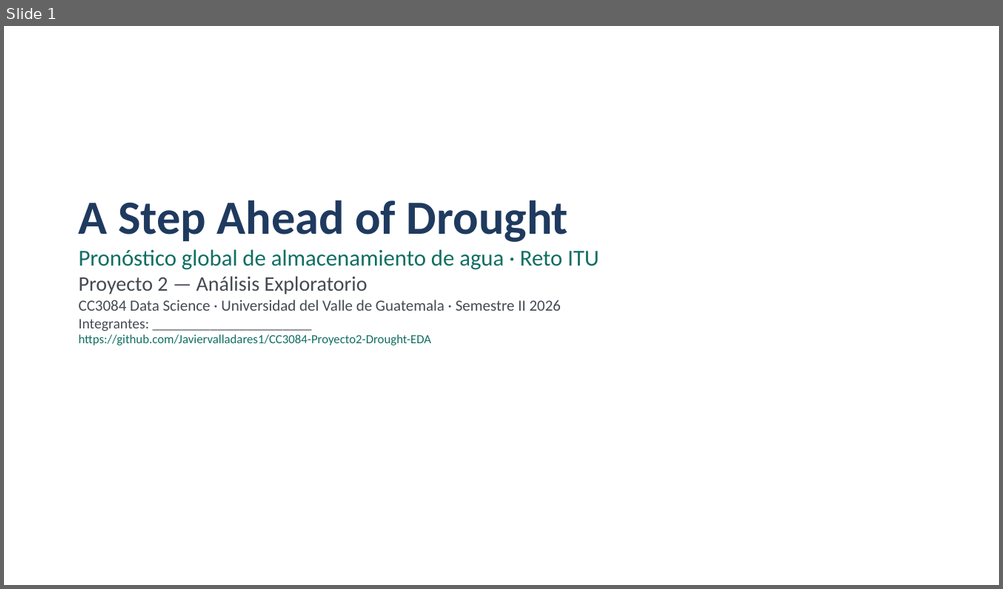
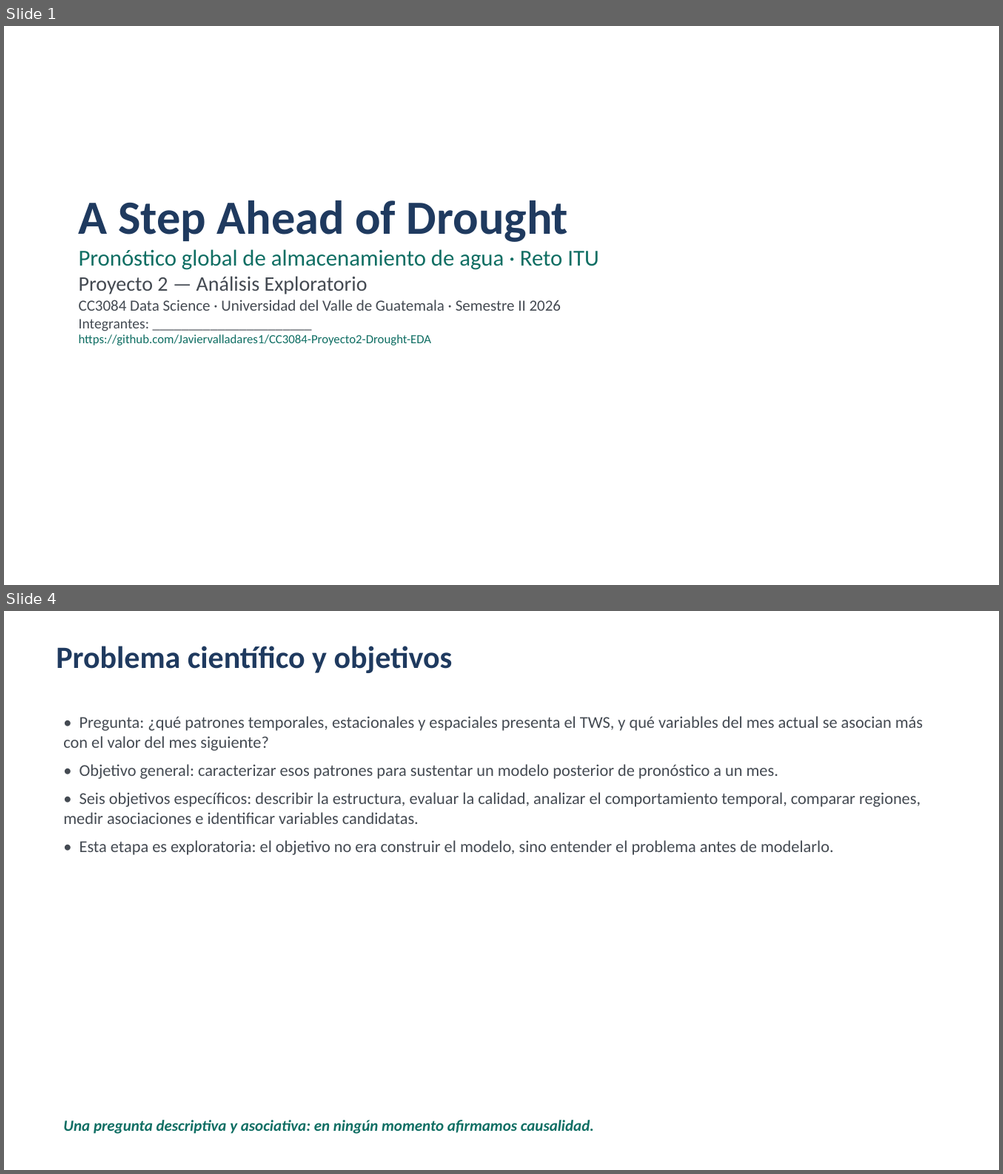
Before and after one commit to Javiervalladares1/Proyecto2Datos, a slide deck: docs/Proyecto2_Presentacion.pptx. Shown one above the other, each under a label of ours: slide 1 before the commit, slides 1 and 4 after it; the slides between them are not shown. The pictures are 1003x589 and 1003x1174 pixels, drawn with LibreOffice and Linux fonts; fonts in the diff are those of the drawing. Boxes give left, top, right and bottom in pixels: in the first picture for what was removed or moved away, otherwise in the second. Text is boxed around its words. In the diff, an @@ line names an element or a change of style, - is before the commit and + after.

```diff
--- a/docs/Proyecto2_Presentacion.pptx
+++ b/docs/Proyecto2_Presentacion.pptx
@@ slide 4 added at <box>4,611,999,1170</box>, background #FFFFFF @@
@@ text added at <box>56,646,452,673</box>, 30 pt, text #1F3A5F, bold @@
+Problema científico y objetivos
@@ text added at <box>63,716,922,855</box>, 16 pt, text #444A52 @@
+• Pregunta: ¿qué patrones temporales, estacionales y espaciales presenta el TWS, y qué variables del mes actual se asocian más con el valor del mes siguiente?
+• Objetivo general: caracterizar esos patrones para sustentar un modelo posterior de pronóstico a un mes.
+• Seis objetivos específicos: describir la estructura, evaluar la calidad, analizar el comportamiento temporal, comparar regiones, medir asociaciones e identificar variables candidatas.
+• Esta etapa es exploratoria: el objetivo no era construir el modelo, sino entender el problema antes de modelarlo.
@@ text added at <box>63,1120,594,1134</box>, 15 pt, text #0F6E63, bold, italic @@
+Una pregunta descriptiva y asociativa: en ningún momento afirmamos causalidad.
```
Also in this commit, not shown: 9 slides changed, 5 other slides added.
